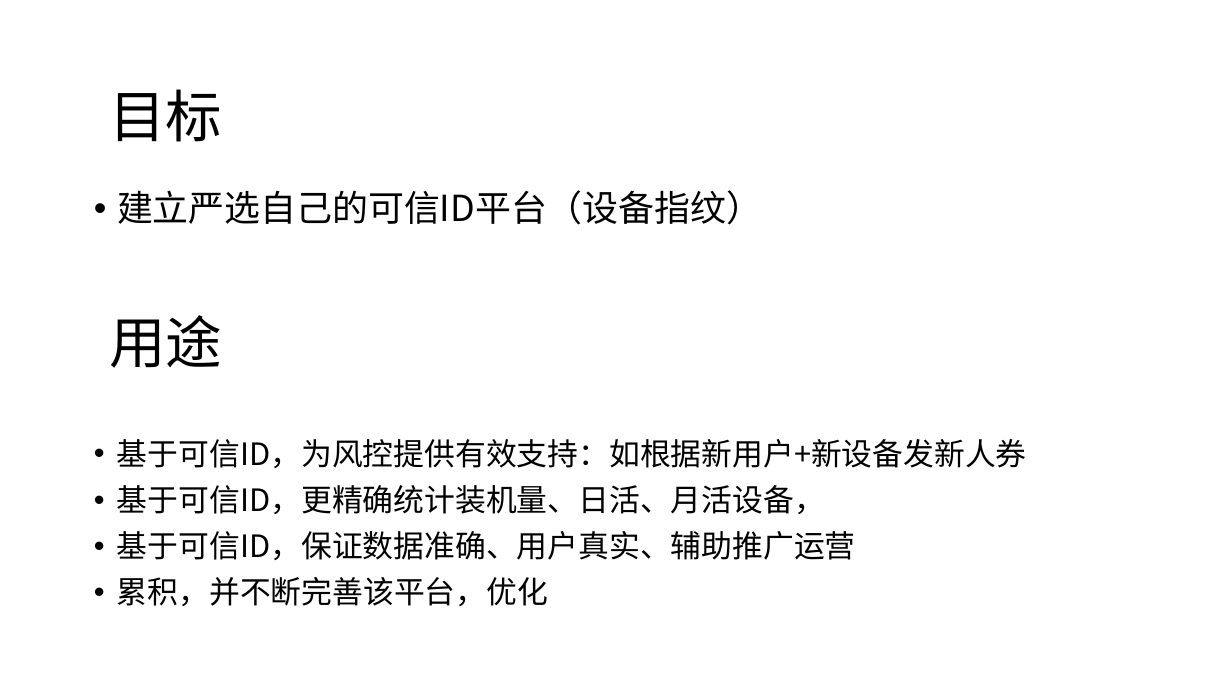
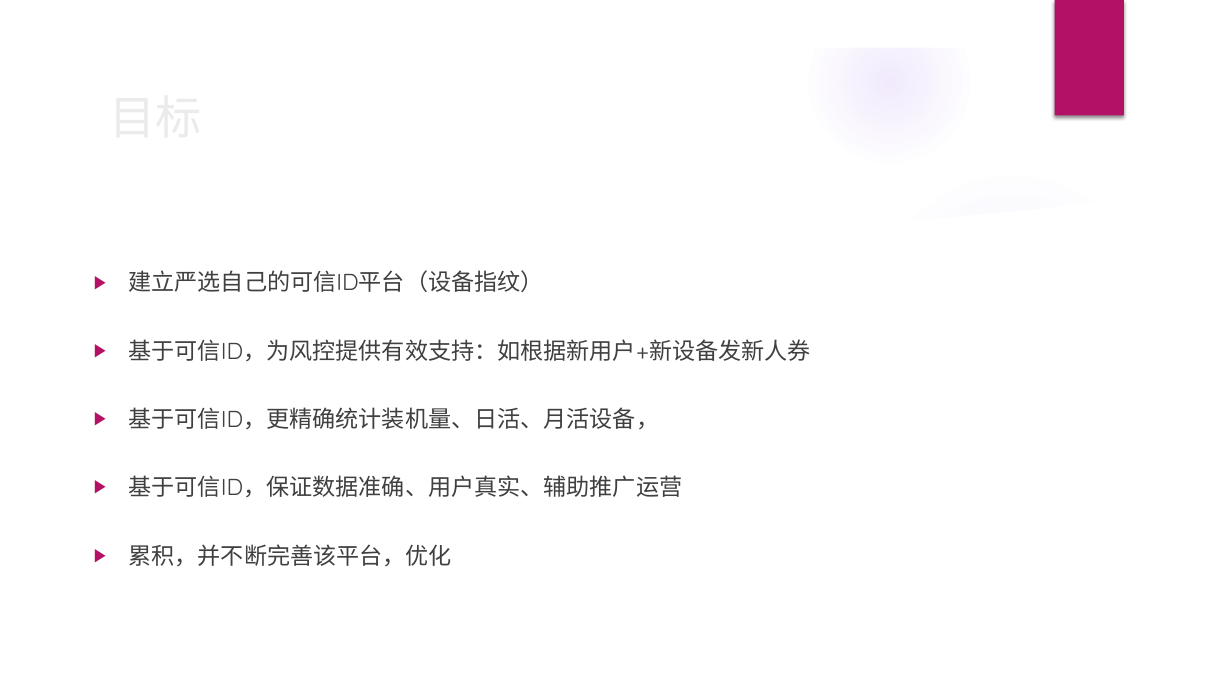
Before and after one commit to happylishang/happylishang.github.io, a slide deck: slide 3 of _posts/Android/严选可信ID项目.pptx. Drawn at 1232x693 pixels with LibreOffice and Linux fonts; fonts in the diff are those of the drawing; background and template pictures are left out. Boxes give left, top, right and bottom in pixels: in the first picture for what was removed or moved away, otherwise in the second. Text is boxed around its words. In the diff, an @@ line names an element or a change of style, - is before the commit and + after.

```diff
--- a/_posts/Android/严选可信ID项目.pptx
+++ b/_posts/Android/严选可信ID项目.pptx
@@ group added at (x1=0, y1=0, x2=1232, y2=693): 4 ellipses, 2 freeform shapes @@
@@ rectangle added at (x1=1055, y1=0, x2=1124, y2=116), fill #B31166 @@
@@ text "目标" at (x1=100, y1=53, x2=1163, y2=187): size 44 to 36 pt, font Noto Sans CJK SC to Quicksand, text colour #000000 to #EBEBEB @@
@@ text removed at (x1=117, y1=190, x2=762, y2=225) @@
-• 建立严选自己的可信ID平台（设备指纹）
@@ text "建立严选自己的可信ID平台（设备指纹）" moved from (x1=117, y1=439, x2=1027, y2=606) to (x1=129, y1=270, x2=811, y2=566) @@
@@ text at (x1=129, y1=270, x2=544, y2=292): paragraph added @@
+▶ 建立严选自己的可信ID平台（设备指纹）
@@ title removed at (x1=109, y1=315, x2=222, y2=368) @@
-用途
@@ text at (x1=129, y1=339, x2=811, y2=566): size 24 to 18 pt, font Noto Sans CJK SC to Quicksand, text colour #000000 to #404040 in "基于可信ID，为风控提供有效支持：如根据新用户+新设备发新人券", "基于可信ID，更精确统计装机量、日活、月活设备，", "基于可信ID，保证数据准确、用户真实、辅助推广运营", "累积，并不断完善该平台，优化"; bullet • to ▶; line spacing 1.5 to 2; line spacing 0.9 to 2 @@
```
Also in this commit, not shown: 11 other slides changed.
